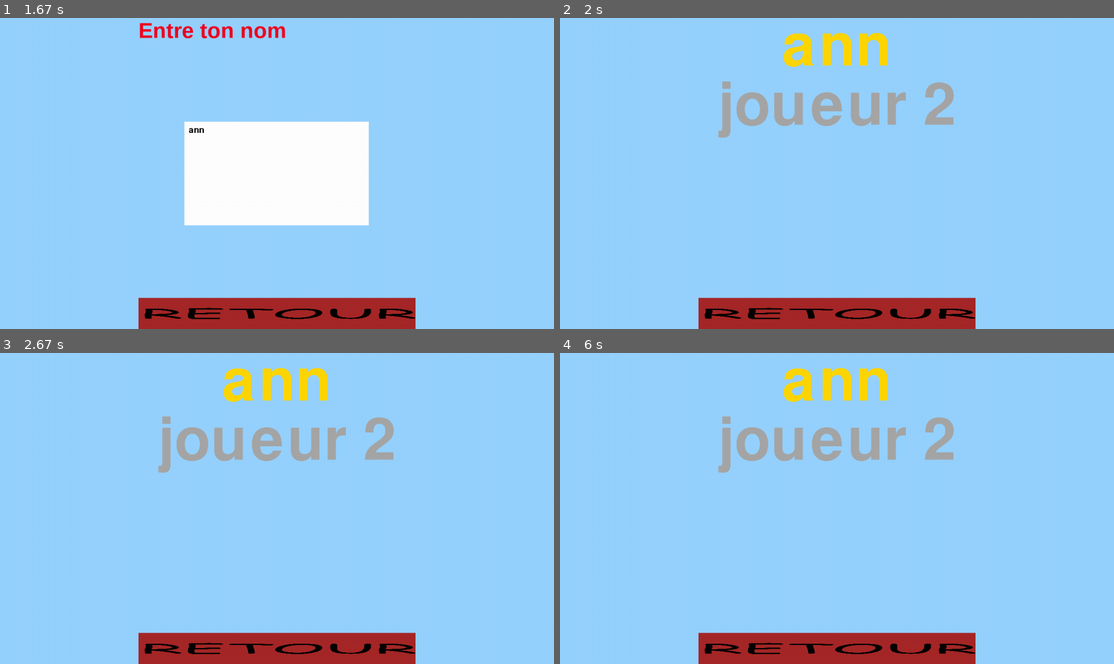
Above: before the commit, frames 1-4 (two rows, left to right).
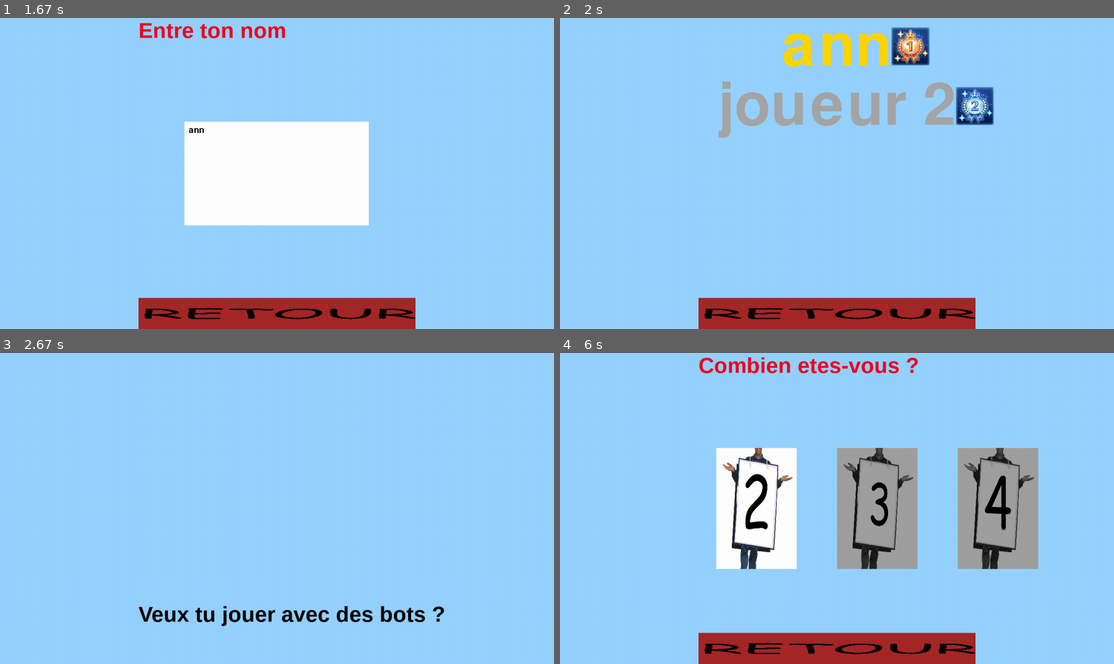
Above: after the commit, the same moments.

Repository: chokinyan/nsi-projet
Game: pygame game, started from projet nsi/projet.py
The game is run twice, just before and just after one commit, with the same random seed, the same clock (stepped at 60 frames per second) and the same inputs.
Inputs (mouse positions are in pixels of both pictures, inside the frame that each line leads up to):
- Up to frame 1 (1.67 s): click (277, 173) at 0.38 s; click (144, 176) at 0.72 s; click (193, 173) at 1.05 s; type "ann" at 1.33 s
- Up to frame 2 (2 s): tap Enter at 1.67 s; click (942, 182) at 1.88 s
- Up to frame 3 (2.67 s): click (277, 648) at 2.22 s; click (260, 455) at 2.55 s
- Up to frame 4 (6 s): click (947, 483) at 2.88 s; click (731, 508) at 3.22 s; click (837, 648) at 3.55 s; click (953, 452) at 3.88 s; click (886, 508) at 4.22 s; click (837, 648) at 4.55 s; click (676, 489) at 4.88 s; click (837, 648) at 5.22 s; click (715, 449) at 5.55 s

Frame 1 is identical in both runs. In frame 2, 1.7% of the frame differs, in the area x 59-79%, y 2-35%; in frame 3, 9.8%; in frame 4, 21%, in the area x 25-87%, y 1-70%.

Commit message:
update projet.py

Diff:
--- a/projet nsi/projet.py
+++ b/projet nsi/projet.py
@@ -12,13 +12,22 @@
 try:
     import keyboard
     import pygame as pyg
-    import plyer as py
+    #import plyer as py
 except ModuleNotFoundError:
     os.system('py -m pip install keyboard')
-    os.system('py -m pip install pygame')
-    os.system('py -m pip install plyer')
+    os.system('py -m pip install pygame --pre')
+    #os.system('py -m pip install plyer')
 
 #-------------------------------------------------------------
+
+def reset_val():
+    global tour,nb_bot,nb_j,classement,joueur
+    tour = 0
+    nb_bot = 0
+    nb_j = 1
+    classement = []
+    joueur = []
+
 class joueur_info:
         def __init__(self,numero:int,bot:bool) -> None:
             self.numero = numero
@@ -56,8 +65,9 @@
                     self.effet = plateau.joueur_effet(self.position)
 
                 elif (self.position+total) == 62:
+                    self.position = 62
+                    self.effet = "Fini"
                     self.joue = False
-                    self.effet = "Fini"
                     print(f'joueur {self.nom} a gagner')
                     classement.append(self)
             tour += 1
@@ -165,6 +175,7 @@
         getattr(self,self.etat)()
 
     def debut(self)-> None:
+        reset_val()
         self.etat = sys._getframe(0).f_code.co_name
         self.disp.clear()
         test_fond = pyg.image.load(r"projet nsi\image\fond\mare_naturelle.jpg")
@@ -282,7 +293,6 @@
             texte = f"{i.nom} , postion : {i.position}"
             match i.numero:
                 case 1:
-                    #texte = font.render(texte,False,(244,12,244))
                     txt = addp.text(texte=texte,display=(self.disp).scr,size=30,police="None",color=(244,12,244))
                 case 2:
                     txt = addp.text(texte=texte,display=(self.disp).scr,size=30,police="None",color=(255,0,0))
@@ -326,7 +336,7 @@
 
     def pion(self,joueure : list[joueur_info]) -> None:
         global pion
-        for i in range(len(joueure)-1):
+        for i in range(len(joueure)):
             pion.__setitem__(i+1,pyg.image.load(f"projet nsi\image\pion\pion{i+1}.png"))
             pion[i+1] = pyg.transform.scale(pion[i+1],(pion[i+1].get_width()*0.5,pion[i+1].get_height()*0.5))
         for i,j in pion.items():
@@ -344,15 +354,22 @@
             match classement.index(i):
                 case 0:
                     txt = addp.text(texte=i.nom,display=self.disp.scr,size=200,color=(255,215,0))
+                    image_M = pyg.image.load(r"projet nsi\image\médaille\1.png")
                 case 1:
                     txt = addp.text(texte=i.nom,display=self.disp.scr,size=200,color=(166,166,166))
+                    image_M = pyg.image.load(r"projet nsi\image\médaille\2.png")
                 case 2:
                     txt = addp.text(texte=i.nom,display=self.disp.scr,size=200,color=(165,42,42))
+                    image_M = pyg.image.load(r"projet nsi\image\médaille\3.png")
                 case default:
                     txt = addp.text(texte=i.nom,display=self.disp.scr,size=200)
+                    image_M = None
             self.image_R = pyg.transform.scale(self.image_R,(pyg.display.get_window_size()[0]/2,pyg.display.get_window_size()[1]/10))
             bouton.update(B_retour = addp.Button(fild=self.image_R,y=pyg.display.get_window_size()[1]-self.image_R.get_height(),x=self.center[0]-self.image_R.get_width()/2))
             txt.draw(self.center[0]-txt.txt.get_width()/2,haut)
+            if type(image_M) == pyg.Surface:
+                image_M = pyg.transform.scale(image_M,(image_M.get_width()/2,image_M.get_height()/2))
+                ((self.disp).scr).blit(image_M,(txt.txt.get_width()+(self.center[0]-txt.txt.get_width()/2),txt.txt.get_height()/6+haut))
             haut += txt.txt.get_height()
 
 #-------------------------------------------------------------
@@ -421,10 +438,10 @@
     pyg.Rect(350, 179,0,0),
     pyg.Rect(362, 246,0,0)
 ]
-nb_bot = 0
 plateau_jeu = [plateau(i+1) for i in range(62)]
 tour = 0
 stuck = ["prison","puits","hotel_2","hotel"]
+nb_bot = 0
 nb_j = 1
 classement = []
 last_screen = 0
@@ -577,12 +594,12 @@
         #            ecran.scr = pyg.display.set_mode((0,0),pyg.FULLSCREEN)
         #            etat.reload_screen()
 
-        elif event.type == pyg.WINDOWFOCUSLOST:
-            py.notification.notify(
-               title = "TEST",
-               message = "att c'est un test",
-               app_name = "jeu de l'oie"
-           )
+        #elif event.type == pyg.WINDOWFOCUSLOST:
+        #    py.notification.notify(
+        #       title = "TEST",
+        #       message = "att c'est un test",
+        #       app_name = "jeu de l'oie"
+        #   )
 
 pyg.quit()
 quit()
